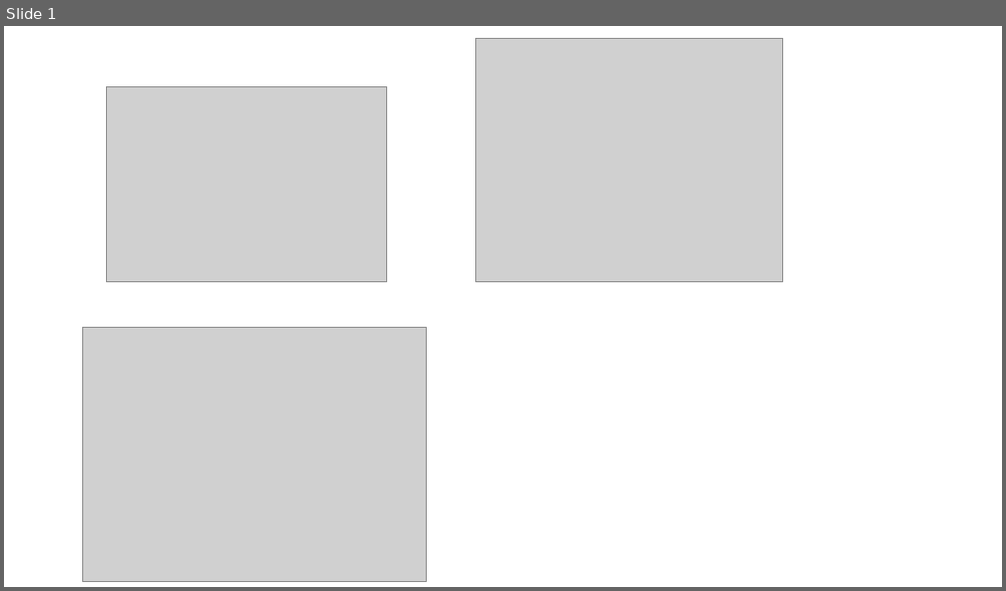
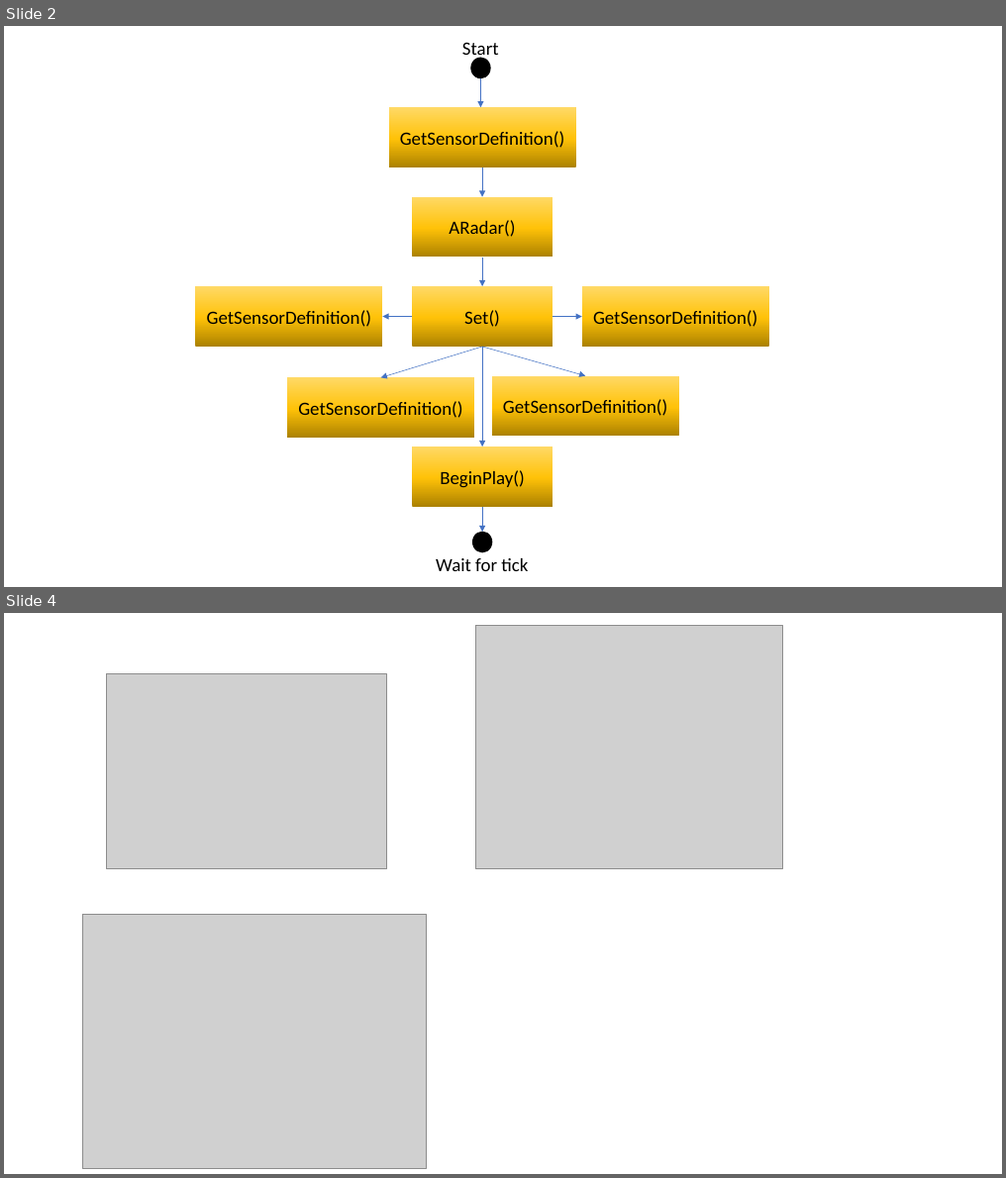
Before and after one commit to Frederick005/Research_Thesis, a slide deck: Report/diagrams.pptx. Shown one above the other, each under a label of ours: slide 1 before the commit, slides 2 and 4 after it; the slides between them are not shown. The pictures are 1006x591 and 1006x1178 pixels, drawn with LibreOffice and Linux fonts; fonts in the diff are those of the drawing; grey boxes stand for pictures. Boxes give left, top, right and bottom in pixels: in the first picture for what was removed or moved away, otherwise in the second. Text is boxed around its words. In the diff, an @@ line names an element or a change of style, - is before the commit and + after.

```diff
--- a/Report/diagrams.pptx
+++ b/Report/diagrams.pptx
@@ slide 2 added at (x1=4, y1=26, x2=1002, y2=587), background #FFFFFF @@
@@ text added at (x1=462, y1=42, x2=499, y2=61), 18 pt, text #000000 @@
+Start
@@ ellipse added at (x1=471, y1=58, x2=490, y2=77), fill #000000, outline #000000 1 pt @@
@@ arrow added from (481, 78) to (481, 107), #4472C4 0.5 pt @@
@@ rectangle added at (x1=389, y1=107, x2=576, y2=168), fill gradient #AB8100 to #FFC208 to #FFD966, 18 pt, text #000000 @@
+GetSensorDefinition()
@@ arrow added from (482, 168) to (482, 197), #4472C4 0.5 pt @@
@@ rectangle added at (x1=412, y1=197, x2=552, y2=258), fill gradient #AB8100 to #FFC208 to #FFD966, 18 pt, text #000000 @@
+ARadar()
@@ arrow added from (482, 258) to (482, 286), #4472C4 0.5 pt @@
@@ rectangle added at (x1=196, y1=286, x2=383, y2=347), fill gradient #AB8100 to #FFC208 to #FFD966, 18 pt, text #000000 @@
+GetSensorDefinition()
@@ rectangle added at (x1=412, y1=286, x2=552, y2=347), fill gradient #AB8100 to #FFC208 to #FFD966, 18 pt, text #000000 @@
+Set()
@@ rectangle added at (x1=582, y1=286, x2=769, y2=347), fill gradient #AB8100 to #FFC208 to #FFD966, 18 pt, text #000000 @@
+GetSensorDefinition()
@@ arrow added from (412, 316) to (383, 316), #4472C4 0.5 pt @@
@@ arrow added from (552, 316) to (582, 316), #4472C4 0.5 pt @@
@@ arrow added from (482, 347) to (380, 377), #4472C4 0.5 pt @@
@@ arrow added from (482, 347) to (482, 447), #4472C4 0.5 pt @@
@@ arrow added from (482, 347) to (586, 376), #4472C4 0.5 pt @@
@@ rectangle added at (x1=287, y1=377, x2=474, y2=438), fill gradient #AB8100 to #FFC208 to #FFD966, 18 pt, text #000000 @@
+GetSensorDefinition()
@@ rectangle added at (x1=492, y1=376, x2=679, y2=436), fill gradient #AB8100 to #FFC208 to #FFD966, 18 pt, text #000000 @@
+GetSensorDefinition()
@@ rectangle added at (x1=412, y1=447, x2=552, y2=506), fill gradient #AB8100 to #FFC208 to #FFD966, 18 pt, text #000000 @@
+BeginPlay()
@@ arrow added from (482, 507) to (482, 532), #4472C4 0.5 pt @@
@@ text added at (x1=436, y1=559, x2=528, y2=571), 18 pt, text #000000 @@
+Wait for tick
@@ ellipse added at (x1=472, y1=532, x2=491, y2=553), fill #000000, outline #000000 1 pt @@
@@ what was slide 1 is now slide 4 @@
```
Also in this commit, not shown: 9 other slides added, 7 other files.
